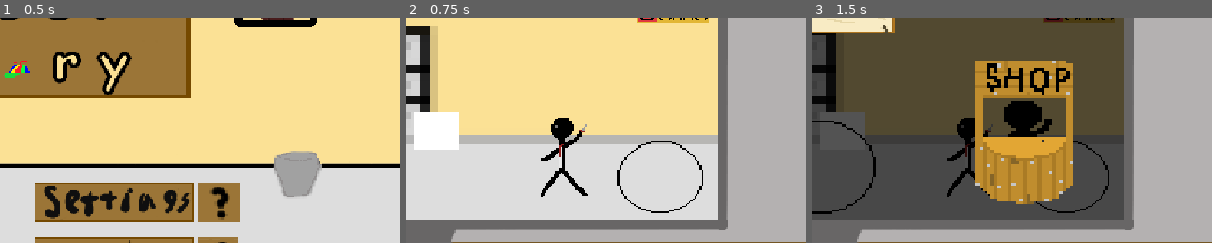
Above: before the commit, frames 1-3 (left to right).
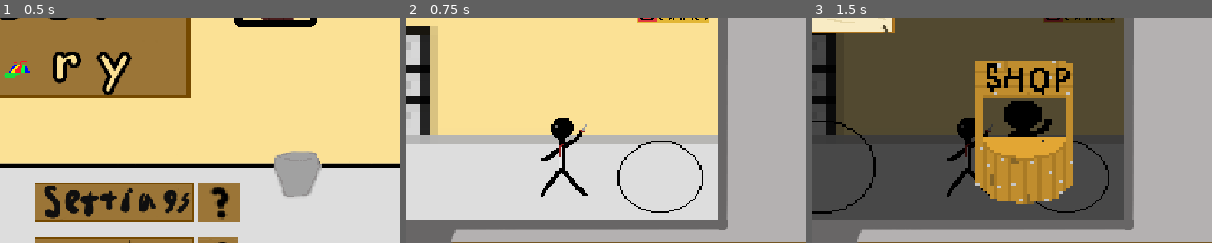
Above: after the commit, the same moments.

Repository: RedR64/first-game-jam-game
Game: Godot game, scene res://scenes/main_menu.tscn
The game is run twice, just before and just after one commit, with the same random seed, the same clock (stepped at 60 frames per second) and the same inputs.
Inputs (mouse positions are % of the whole screen's width and height, from its top left):
- Up to frame 1 (0.5 s): no input
- Up to frame 2 (0.75 s): tap Enter at 0.5 s; move the mouse to (37, 70) at 0.52 s; press the mouse at (37, 70) at 0.53 s
- Up to frame 3 (1.5 s): tap Space at 1.25 s; move the mouse to (20, 64) at 1.27 s; release the mouse at (20, 64) at 1.28 s; tap T at 1.35 s; click (20, 64) at 1.42 s
The pictures show only the part of the screen within x 49-99%, y 29-79%; the shares and areas given below are measured in that part.

Frame 1 is identical in both runs. In frame 2, 1.9% of the frame differs, in the area x 2-14%, y 41-59%; in frame 3, 1.3%.

Commit message:
Progress Bar Exists

Diff:
--- a/scenes/office_background.tscn
+++ b/scenes/office_background.tscn
@@ -77,9 +77,10 @@
 position = Vector2(132, 48)
 scale = Vector2(1, 1)
 
-[node name="ColorRect" type="ColorRect" parent="." unique_id=824021011]
-offset_right = 40.0
-offset_bottom = 40.0
-
+[node name="TextureProgressBar" type="TextureProgressBar" parent="." unique_id=1235713368]
+offset_left = -211.0
+offset_top = -150.0
+offset_right = -102.0
+offset_bottom = -142.0
 
 [connection signal="input_event" from="Shop Test" to="." method="_on_shop_test_input_event"]
